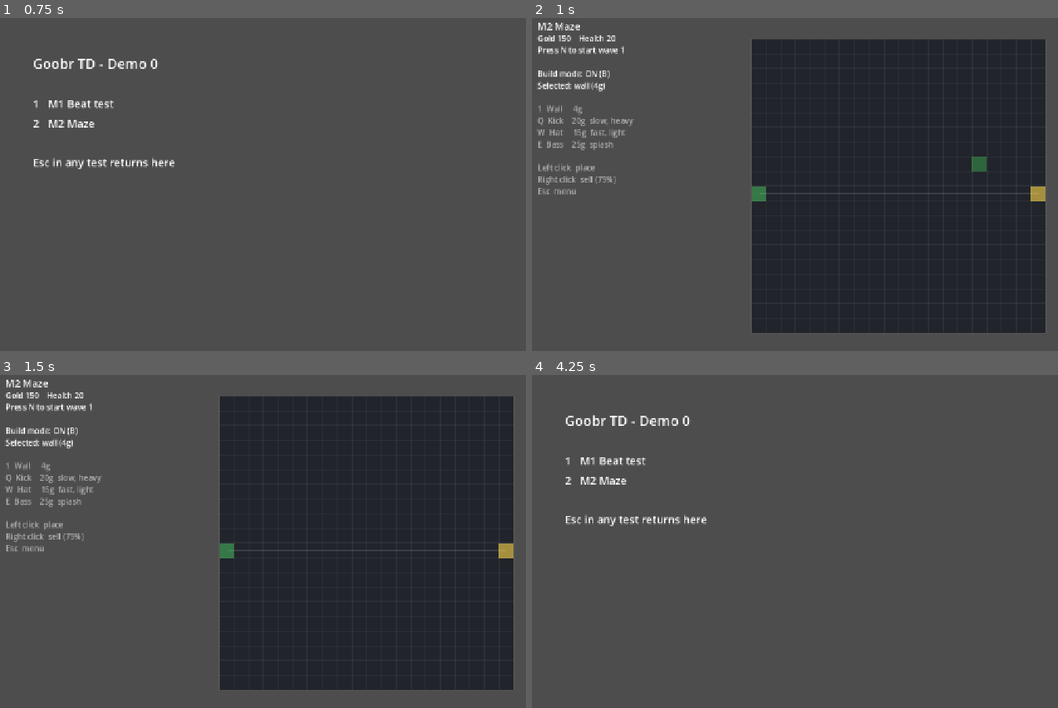
Above: before the commit, frames 1-4 (two rows, left to right).
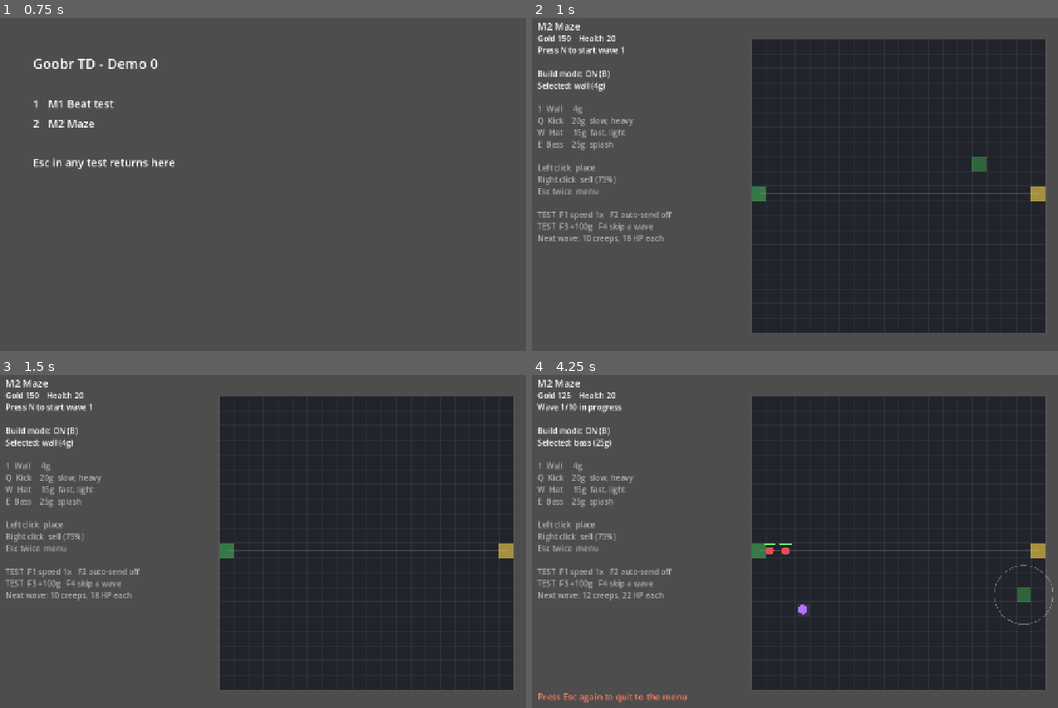
Above: after the commit, the same moments.

Repository: jaredmichaelbench/Goobr-td
Game: Godot game, scene res://menu.tscn
Same seed, same stepped clock (60 frames per second), same inputs: the game is played once before the commit and once after it.
Inputs (mouse positions are in pixels of both pictures, inside the frame that each line leads up to):
- Up to frame 1 (0.75 s): tap Enter at 0.5 s; move the mouse to (447, 167) at 0.52 s; hold W from 0.53 s (still down); tap N at 0.6 s; click (447, 167) at 0.67 s
- Up to frame 2 (1 s): keep holding W; tap Space at 0.77 s; tap 2 at 0.8 s
- Up to frame 3 (1.5 s): tap Space at 1.25 s; move the mouse to (184, 561) at 1.27 s; release W at 1.28 s; tap 2 at 1.35 s
- Up to frame 4 (4.25 s): tap Space at 1.52, 2.75, 3.02, 3.77 s; tap R at 1.55, 2.1 s; tap Enter at 2, 3.5 s; move the mouse to (900, 464) at 2.02 s; hold W 2.03-3.53 s; tap E at 2.3, 2.85 s; move the mouse to (810, 614) at 2.77 s; click (810, 614) at 2.92 s; tap N at 3.05, 3.6 s; move the mouse to (1026, 594) at 3.52 s; tap 2 at 3.8 s; tap Escape at 4.15 s

Frame 1 is identical in both runs. In frame 2, 0.7% of the frame differs, in the area x 0-27%, y 51-68%; in frame 3, 0.7%; in frame 4, 52%, in the area x 0-100%, y 1-99%.

Commit message:
Add M2 test tools and record M2 results
F1 speed, F2 auto-send, F3 gold, F4 wave skip, endless after wave 10,
Esc twice to quit.

Co-Authored-By: Claude Opus 5.5 (1M context) <noreply@anthropic.com>
Claude-Session: https://claude.ai/code/session_01L92Fzbf8i6vmMnAej33eyX

Diff:
--- a/game/scripts/m2_maze.gd
+++ b/game/scripts/m2_maze.gd
@@ -4,7 +4,11 @@
 ##
 ## B = build mode. In build mode: 1 = wall, Q/W/E = kick/hat/bass tower,
 ## left click = place, right click = sell (75% refund).
-## N = start next wave. R = restart after a win or loss. Esc = menu.
+## N = start next wave. R = restart after a win or loss. Esc twice = menu.
+##
+## Test tools (playtesting only, not part of the game):
+## F1 = cycle speed 1x/2x/4x/8x   F2 = auto-send waves   F3 = +100 gold
+## F4 = skip ahead one wave of difficulty. After wave 10, N keeps going (endless).
 ##
 ## Towers fire on simple cooldowns here. M3 moves them onto the beat.
 
@@ -16,6 +20,9 @@
 const START_GOLD := 150
 const START_HEALTH := 20
 const SELL_REFUND := 0.75
+const SPEEDS: Array[int] = [1, 2, 4, 8]
+const AUTO_SEND_DELAY := 2.0
+const ESC_CONFIRM_TIME := 1.5
 
 const BUILDS := {
 	"wall": {"cost": 4, "color": Color(0.55, 0.55, 0.6)},
@@ -42,6 +49,13 @@
 var _message := ""
 var _message_time := 0.0
 var _origin := Vector2.ZERO
+var endless := false
+
+# Test tools.
+var speed_index := 0
+var auto_send := false
+var _auto_timer := 0.0
+var _esc_time := 0.0
 
 
 func _ready() -> void:
@@ -59,6 +73,7 @@
 	creeps.clear()
 	shots.clear()
 	_to_spawn = 0
+	endless = false
 
 
 # --- Input -------------------------------------------------------------------
@@ -66,9 +81,22 @@
 func _unhandled_input(event: InputEvent) -> void:
 	if event is InputEventKey and event.pressed and not event.echo:
 		if event.keycode == KEY_ESCAPE:
-			get_tree().change_scene_to_file("res://menu.tscn")
+			if _esc_time > 0.0:
+				get_tree().change_scene_to_file("res://menu.tscn")
+			else:
+				_esc_time = ESC_CONFIRM_TIME
+				_say("Press Esc again to quit to the menu")
 		elif event.keycode == KEY_R and state != "playing":
 			reset()
+		elif event.keycode == KEY_F1:
+			speed_index = (speed_index + 1) % SPEEDS.size()
+		elif event.keycode == KEY_F2:
+			auto_send = not auto_send
+			_auto_timer = AUTO_SEND_DELAY
+		elif event.keycode == KEY_F3:
+			gold += 100
+		elif event.keycode == KEY_F4 and not wave_active:
+			wave += 1
 		elif event.keycode == KEY_B:
 			build_mode = not build_mode
 		elif event.keycode == KEY_N:
@@ -123,7 +151,10 @@
 # --- Waves -------------------------------------------------------------------
 
 func start_wave() -> void:
-	if wave_active or state != "playing" or wave >= LAST_WAVE:
+	if state == "won":
+		endless = true
+		state = "playing"
+	if wave_active or state != "playing":
 		return
 	wave += 1
 	wave_active = true
@@ -145,7 +176,15 @@
 # --- Simulation ----------------------------------------------------------------
 
 func _process(delta: float) -> void:
-	step(delta)
+	_esc_time = maxf(0.0, _esc_time - delta)
+	# Speed-up runs extra simulation steps so collisions and pathing stay accurate.
+	for i in SPEEDS[speed_index]:
+		step(delta)
+	if auto_send and state == "playing" and not wave_active:
+		_auto_timer -= delta
+		if _auto_timer <= 0.0:
+			_auto_timer = AUTO_SEND_DELAY
+			start_wave()
 	queue_redraw()
 
 
@@ -187,7 +226,7 @@
 	elif wave_active and _to_spawn == 0 and creeps.is_empty():
 		wave_active = false
 		gold += 10 + wave * 2
-		if wave >= LAST_WAVE:
+		if wave == LAST_WAVE and not endless:
 			state = "won"
 
 
@@ -310,7 +349,8 @@
 		draw_arc(_to_screen(Vector2(hover)), BUILDS[structures[hover]["type"]]["range"] * TILE, 0, TAU, 48, Color(1, 1, 1, 0.4), 1.5)
 
 	# HUD.
-	var status := "Wave %d/%d in progress" % [wave, LAST_WAVE] if wave_active else ("Press N to start wave %d" % (wave + 1) if wave < LAST_WAVE else "")
+	var wave_label := ("Wave %d (endless)" % wave) if endless or wave > LAST_WAVE else ("Wave %d/%d" % [wave, LAST_WAVE])
+	var status := (wave_label + " in progress") if wave_active else ("Press N to start wave %d" % (wave + 1))
 	var lines := [
 		"M2 Maze",
 		"Gold %d    Health %d" % [gold, health],
@@ -326,7 +366,11 @@
 		"",
 		"Left click  place",
 		"Right click  sell (75%)",
-		"Esc  menu",
+		"Esc twice  menu",
+		"",
+		"TEST  F1 speed %dx   F2 auto-send %s" % [SPEEDS[speed_index], "ON" if auto_send else "off"],
+		"TEST  F3 +100g   F4 skip a wave",
+		"Next wave: %d creeps, %.0f HP each" % [8 + 2 * (wave + 1), 18.0 * pow(1.2, wave)],
 	]
 	for i in lines.size():
 		draw_string(font, Vector2(24, 40 + i * 24), lines[i], HORIZONTAL_ALIGNMENT_LEFT, -1, 20 if i == 0 else 16,
@@ -334,5 +378,5 @@
 	if _message_time > 0.0:
 		draw_string(font, Vector2(24, view.y - 40), _message, HORIZONTAL_ALIGNMENT_LEFT, -1, 18, Color(1, 0.5, 0.4))
 	if state != "playing":
-		var text := "Victory!  R to play again" if state == "won" else "The goal fell.  R to try again"
+		var text := "Wave 10 cleared!  N for endless, R to restart" if state == "won" else "The goal fell.  R to try again"
 		draw_string(font, Vector2(_origin.x, _origin.y - 16), text, HORIZONTAL_ALIGNMENT_LEFT, -1, 24, Color(1, 0.85, 0.3))
Not shown, changed: docs/backlog/backlog.md
Not shown, added: docs/prototypes/M2-results.md
Not shown, changed: docs/tasks/tasks.md
Not shown, changed: game/README.md
